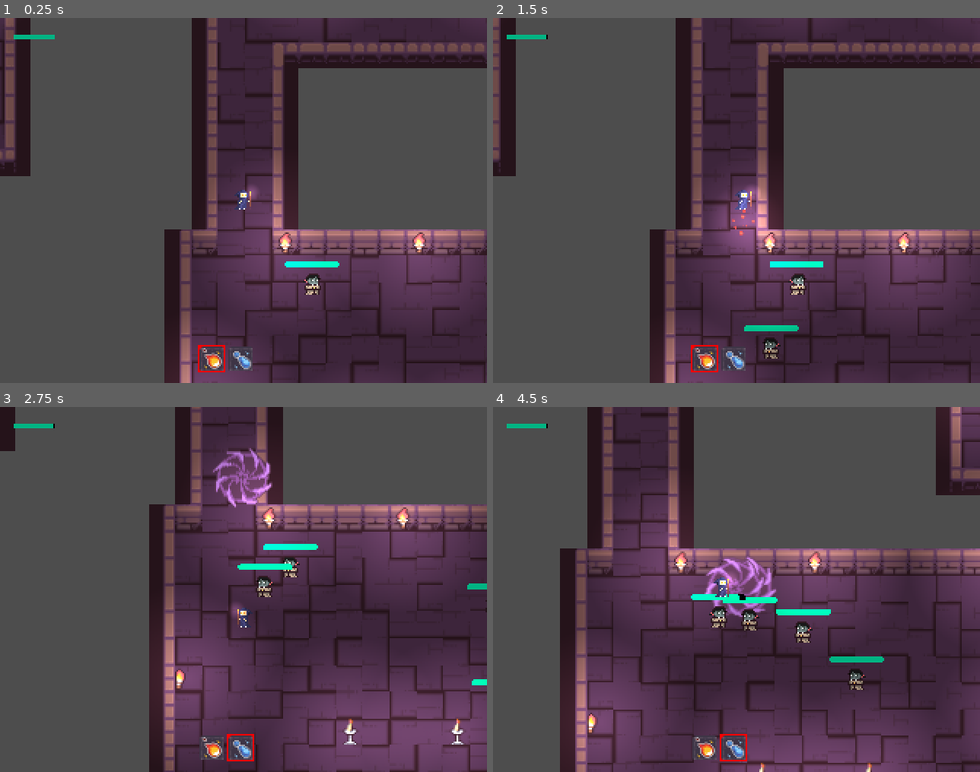
Above: before the commit, frames 1-4 (two rows, left to right).
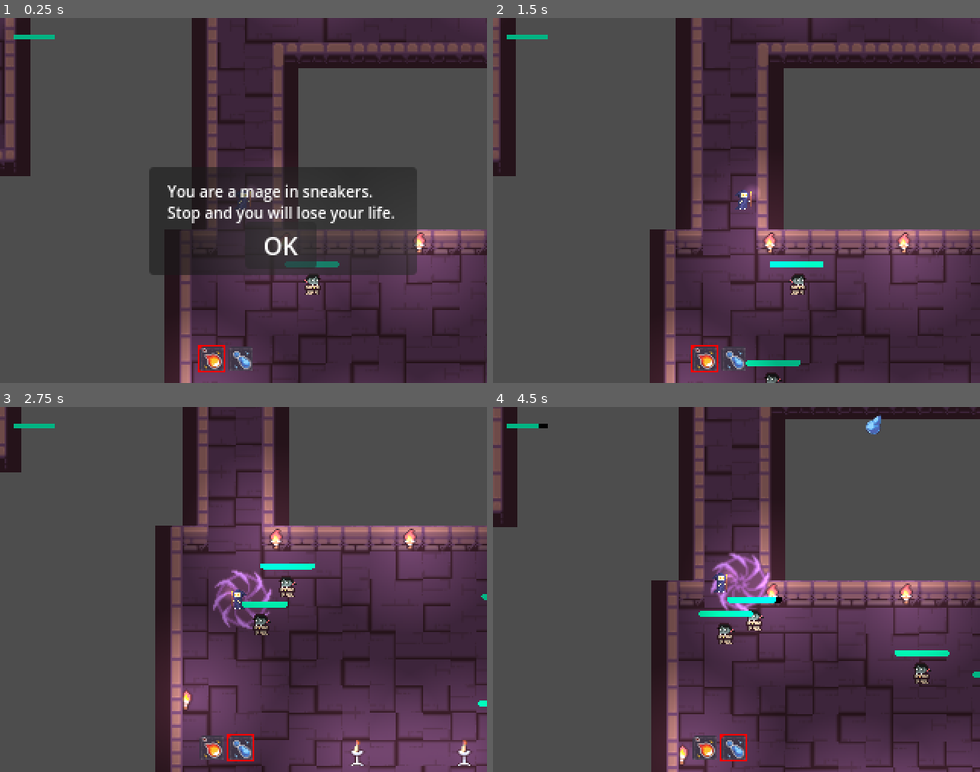
Above: after the commit, the same moments.

Repository: always-hehe-devs/top-down-game
Game: Godot game, scene res://World.tscn
Same seed, same stepped clock (60 frames per second), same inputs: the game is played once before the commit and once after it.
Inputs (mouse positions are in pixels of both pictures, inside the frame that each line leads up to):
- Up to frame 1 (0.25 s): no input
- Up to frame 2 (1.5 s): click (775, 244) at 0.5 s, where only the run after the commit has a clickable "OK"; tap Enter at 1.25 s; move the mouse to (843, 182) at 1.27 s; hold Right (ui_right) from 1.28 s (still down); tap Q (attack_1) at 1.35 s
- Up to frame 3 (2.75 s): tap Space (ui_select) at 1.52, 2.27 s; move the mouse to (146, 607) at 2.02 s; release Right (ui_right) at 2.03 s; hold Down (ui_down) from 2.03 s (still down); tap E (attack_2) at 2.1 s
- Up to frame 4 (4.5 s): move the mouse to (785, 509) at 2.77 s; release Down (ui_down) at 2.78 s; press the mouse at (785, 509) at 2.78 s; hold Right (ui_right) 2.78-3.53 s; move the mouse to (712, 662) at 3.52 s; release the mouse at (712, 662) at 3.53 s; hold Up (ui_up) 3.53-4.28 s; tap Q (attack_1) at 3.6 s; tap Space (ui_select) at 3.77 s; move the mouse to (882, 644) at 4.27 s; hold Left (ui_left) from 4.28 s (still down); tap E (attack_2) at 4.35 s

The runs differ from the first frame. In frame 1, 12% of the frame differs, in the area x 30-86%, y 40-71%; in frame 2, 1.6%; in frame 3, 22%; in frame 4, 47%, in the area x 0-100%, y 0-100%.

Commit message:
Added info panel

Diff:
--- /dev/null
+++ b/InitPanel.gd
@@ -0,0 +1,11 @@
+extends Panel
+
+@onready var button = $Button
+@onready var world = $"../.."
+
+func _ready():
+	button.pressed.connect(on_button_pressed)
+
+func on_button_pressed():
+	world.get_tree().paused = false
+	queue_free()
--- a/Player.gd
+++ b/Player.gd
@@ -19,6 +19,7 @@
 
 func _ready():
 	animation.play("Idle")
+	health_depletion_timer.timeout.connect(func():take_damage(3))
 
 func _physics_process(_delta):
 	input_dir = Input.get_vector("ui_left", "ui_right", "ui_up", "ui_down")
@@ -67,7 +68,6 @@
 	bullet.direction = global_position.direction_to(get_global_mouse_position())
 	add_child(bullet)
 
-
 func handle_health_depletion():
 	if input_dir == Vector2(0,0):
 		start_health_depletion()
@@ -77,13 +77,13 @@
 func start_health_depletion():
 	if health_depletion_timer.is_stopped():
 		health_depletion_timer.start()
-		health_depletion_timer.timeout.connect(func():take_damage(3))
 
 func end_health_depletion():
 	if !health_depletion_timer.is_stopped():
 		health_depletion_timer.stop()
 
 func take_damage(damage):
+	print(damage,'here')
 	health -= damage
 	Events.player_attacked.emit(health)
 
--- a/World.gd
+++ b/World.gd
@@ -1,4 +1,8 @@
 extends Node
+
+
+func _ready():
+	get_tree().paused = true
 
 func spawn_mob():
 	var new_mob = preload("res://VampireMob.tscn").instantiate()
--- a/World.tscn
+++ b/World.tscn
@@ -6,6 +6,7 @@
 [ext_resource type="PackedScene" uid="uid://dgwy0vfbmao7a" path="res://VampireMob.tscn" id="3_ev4mk"]
 [ext_resource type="Script" path="res://TileMapForeground.gd" id="3_lgp75"]
 [ext_resource type="PackedScene" uid="uid://18c32k00y3tv" path="res://hud.tscn" id="4_lh2pk"]
+[ext_resource type="Script" path="res://InitPanel.gd" id="7_126fv"]
 
 [sub_resource type="NavigationPolygon" id="NavigationPolygon_5dp3j"]
 vertices = PackedVector2Array(8, 8, -8, 8, -8, -8, 8, -8)
@@ -857,5 +858,45 @@
 position = Vector2(-1053, 34)
 platform_floor_layers = 1
 
+[node name="Control" type="Control" parent="."]
+process_mode = 2
+layout_mode = 3
+anchors_preset = 0
+offset_right = 40.0
+offset_bottom = 40.0
+size_flags_horizontal = 4
+
+[node name="Panel" type="Panel" parent="Control"]
+z_index = 2
+texture_filter = 1
+layout_mode = 0
+offset_left = 14.0
+offset_top = 6.0
+offset_right = 190.0
+offset_bottom = 77.0
+size_flags_horizontal = 4
+size_flags_vertical = 4
+script = ExtResource("7_126fv")
+
+[node name="RichTextLabel" type="RichTextLabel" parent="Control/Panel"]
+layout_mode = 0
+offset_left = 12.0
+offset_top = 9.0
+offset_right = 165.0
+offset_bottom = 55.0
+theme_override_font_sizes/normal_font_size = 10
+text = "You are a mage in sneakers. Stop and you will lose your life."
+fit_content = true
+scroll_active = false
+
+[node name="Button" type="Button" parent="Control/Panel"]
+texture_filter = 1
+layout_mode = 0
+offset_left = 63.0
+offset_top = 36.0
+offset_right = 110.0
+offset_bottom = 67.0
+text = "OK"
+
 [connection signal="changed_attack" from="HUD" to="Player" method="_on_hud_changed_attack"]
 [connection signal="timeout" from="Timer" to="." method="_on_timer_timeout"]
Not shown: 1 places in World.tscn that only renumber resources
